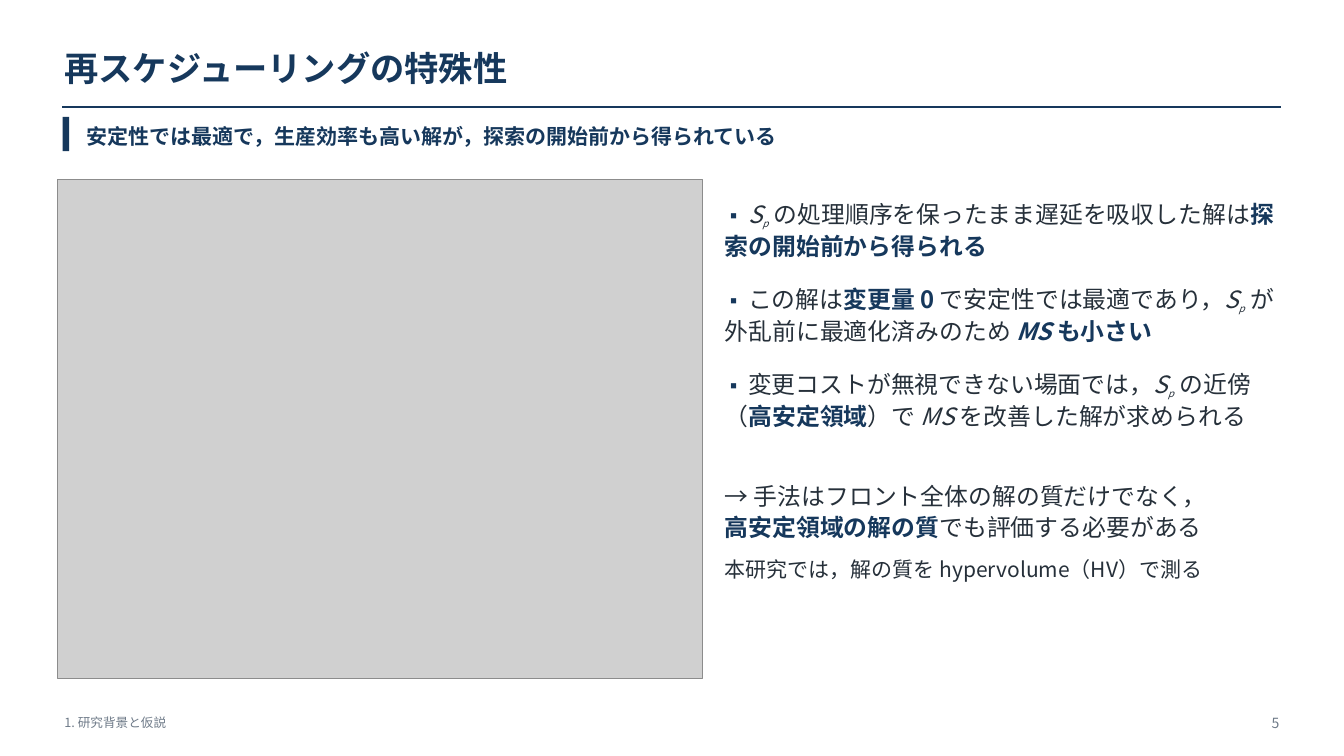
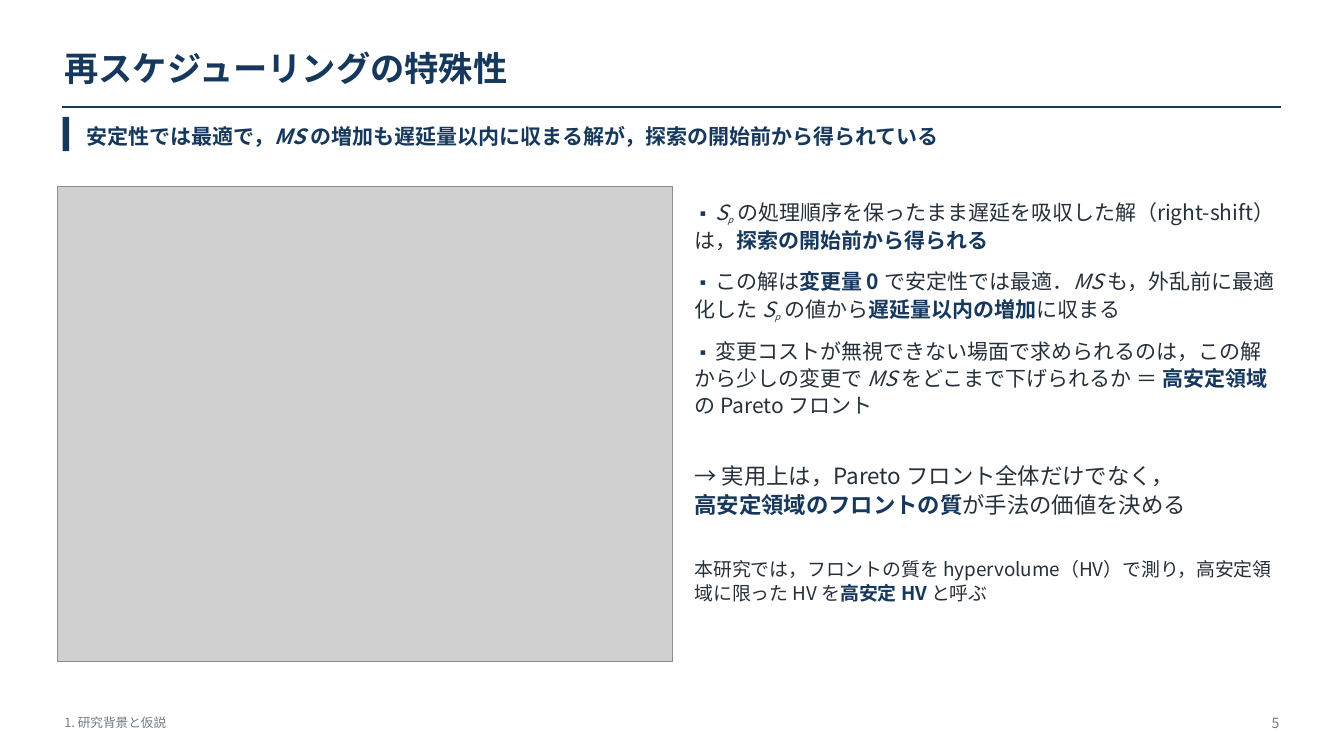
Before and after one commit to kitotakumi/stability_scheduling, a slide deck: slide 5 of doc/presentation_materials/JIMA2026fall_発表.pptx. Drawn at 1344x756 pixels with LibreOffice and Linux fonts; fonts in the diff are those of the drawing; grey boxes stand for pictures. Boxes give left, top, right and bottom in pixels: in the first picture for what was removed or moved away, otherwise in the second. Text is boxed around its words. In the diff, an @@ line names an element or a change of style, - is before the commit and + after.

```diff
--- a/doc/presentation_materials/JIMA2026fall_発表.pptx
+++ b/doc/presentation_materials/JIMA2026fall_発表.pptx
@@ text at box(87, 126, 939, 147): text changed @@
-安定性では最適で，生産効率も高い解が，探索の開始前から得られている
+安定性では最適で，MS の増加も遅延量以内に収まる解が，探索の開始前から得られている
@@ picture: place and size @@
-picture at box(57, 179, 703, 679)
+picture at box(57, 187, 673, 662)
@@ text at box(695, 202, 1275, 414): text changed; size 17 to 15 pt @@
-▪ Sp の処理順序を保ったまま遅延を吸収した解は探索の開始前から得られる
-▪ この解は変更量 0 で安定性では最適であり，Sp が外乱前に最適化済みのため MS も小さい
-▪ 変更コストが無視できない場面では，Sp の近傍（高安定領域）で MS を改善した解が求められる
+▪ Sp の処理順序を保ったまま遅延を吸収した解（right-shift）は，探索の開始前から得られる
+▪ この解は変更量 0 で安定性では最適．MS も，外乱前に最適化した Sp の値から遅延量以内の増加に収まる
+▪ 変更コストが無視できない場面で求められるのは，この解から少しの変更で MS をどこまで下げられるか ＝ 高安定領域の Pareto フロント
@@ text at box(695, 465, 1186, 515): text changed; size 17 to 16 pt @@
-→ 手法はフロント全体の解の質だけでなく，
-高安定領域の解の質でも評価する必要がある
+→ 実用上は，Pareto フロント全体だけでなく，
+高安定領域のフロントの質が手法の価値を決める
@@ text at box(695, 560, 1271, 602): text changed; size 15 to 13.5 pt @@
-本研究では，解の質を hypervolume（HV）で測る
+本研究では，フロントの質を hypervolume（HV）で測り，高安定領域に限った HV を高安定 HV と呼ぶ
```
Also in this commit, not shown: 6 other slides changed, 6 other files.
